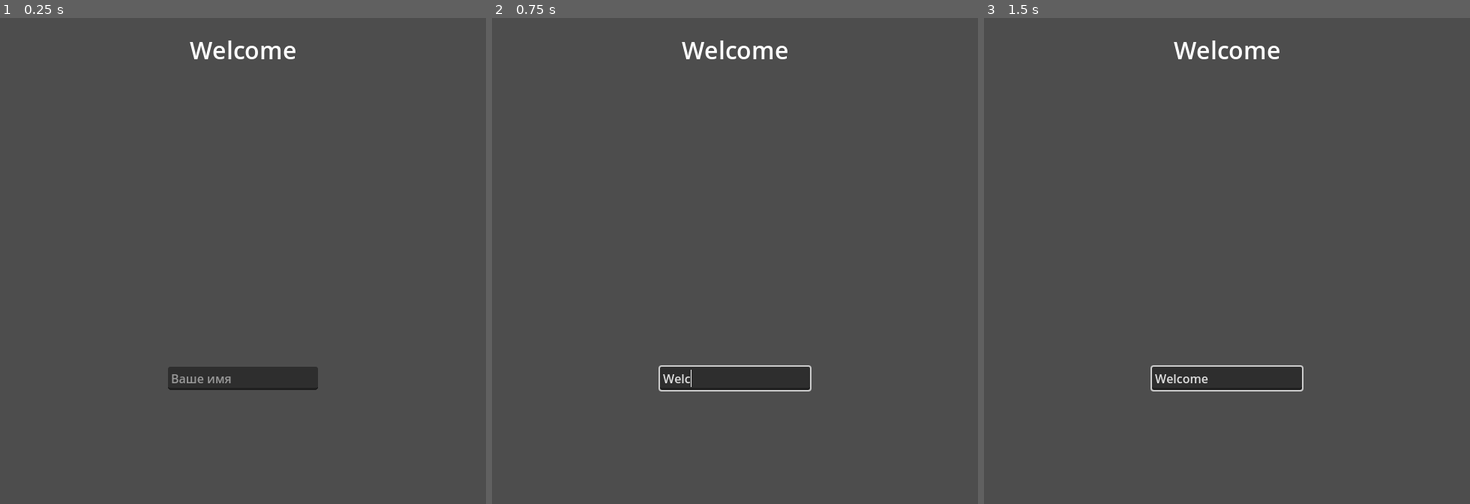
Above: before the commit, frames 1-3 (left to right).
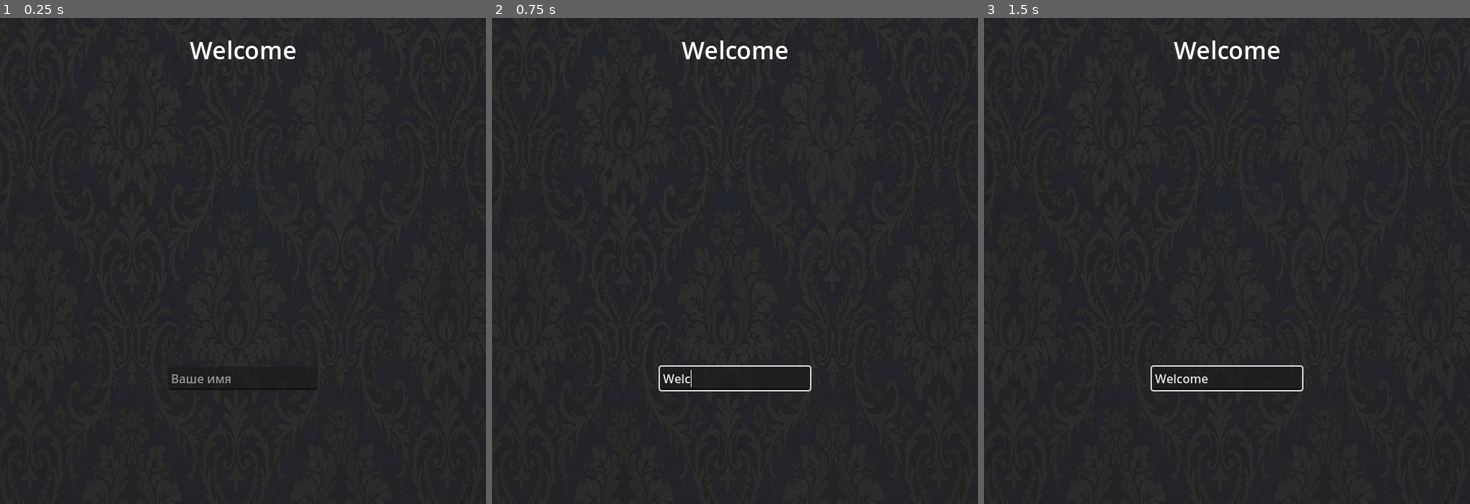
Above: after the commit, the same moments.

Repository: SumZbrod/SocKapitalGD
Game: Godot game, scene res://scene/main.tscn
The game is run twice, just before and just after one commit, with the same random seed, the same clock (stepped at 60 frames per second) and the same inputs.
Inputs (mouse positions are in pixels of both pictures, inside the frame that each line leads up to):
- Up to frame 1 (0.25 s): no input
- Up to frame 2 (0.75 s): click (735, 377) at 0.52 s; type "Welcome" at 0.6 s
- Up to frame 3 (1.5 s): tap Enter at 1.25 s

The runs differ from the first frame. In frame 1, 98% of the frame differs, in the area x 0-100%, y 0-100%; in frame 2, 98%; in frame 3, 98%.

Commit message:
basic loop

Diff:
--- a/scene/main.tscn
+++ b/scene/main.tscn
@@ -1,8 +1,9 @@
-[gd_scene load_steps=4 format=3 uid="uid://cpwdrknl4gdqk"]
+[gd_scene load_steps=5 format=3 uid="uid://cpwdrknl4gdqk"]
 
 [ext_resource type="Script" uid="uid://bp8uosc2eot8g" path="res://script/main.gd" id="1_itxqv"]
 [ext_resource type="Texture2D" uid="uid://dadgywhnpctu5" path="res://assets/img/avas.png" id="2_v0l8b"]
 [ext_resource type="PackedScene" uid="uid://blr8ogvrdpsy8" path="res://scene/voting_container.tscn" id="2_wp4xf"]
+[ext_resource type="Texture2D" uid="uid://cvutlcds7ttye" path="res://assets/img/wallpaper.webp" id="4_brvut"]
 
 [node name="Main" type="Control"]
 layout_mode = 3
@@ -115,6 +116,16 @@
 [node name="NextRoundTimer" type="Timer" parent="."]
 one_shot = true
 
+[node name="NinePatchRect" type="NinePatchRect" parent="."]
+z_index = -3
+layout_mode = 1
+anchors_preset = 15
+anchor_right = 1.0
+anchor_bottom = 1.0
+grow_horizontal = 2
+grow_vertical = 2
+texture = ExtResource("4_brvut")
+
 [connection signal="value_changed" from="VBox/HSlider" to="." method="_on_h_slider_value_changed"]
 [connection signal="pressed" from="VBox/NextButton" to="." method="_on_next_button_pressed"]
 [connection signal="timeout" from="NextRoundTimer" to="." method="_on_next_round_timer_timeout"]
--- a/script/main.gd
+++ b/script/main.gd
@@ -20,8 +20,8 @@
 	JOIN,
 	REQUESTING,
 	VOTING,
+	ELIMINATING,
 	GAMEEND,
-	ELIMINATING
 }
 var state := JOIN
 
@@ -32,6 +32,8 @@
 var game_data: Dictionary = {'init_budget': 0, 'voting': {}}
 var max_time := 1.
 var time := 0.
+var ava_id_shift := randi() % 9
+var ava_id_step:int = [1, 2, 4, 5, 7, 8].pick_random()
 
 func _ready() -> void:
 	voting_container.change_decition.connect(_on_change_voting)
@@ -71,7 +73,7 @@
 
 func _on_player_connected(id: int) -> void:
 	if state == JOIN:
-		var ava_id = players_data.size()
+		var ava_id = (ava_id_shift + ava_id_step*players_data.size()) % 9
 		players_data[id] = {'alive': true, 'ready': false, 'name': id, 'ava_id': ava_id, 'balance': 0, 'request': 0, 'request_result':0, 'vote': []}
 		print("Подключился ID " + str(id) + " с информацией: " + str(players_data[id]))
 		print(players_data)
@@ -107,16 +109,17 @@
 
 @rpc("any_peer", "call_remote", "reliable")
 func update_game(pl_id: int, player_data: Dictionary) -> void:
-	if multiplayer.is_server():
-		match state:
-			JOIN:
-				_on_join(pl_id, player_data)
-			REQUESTING:
-				_on_requesting(pl_id, player_data)
-			VOTING:
-				_on_voting(pl_id, player_data)
-			_:
-				push_error("Uknown state: %s" % state)
+	if !multiplayer.is_server() or !players_data[pl_id]['alive']:
+		return
+	match state:
+		JOIN:
+			_on_join(pl_id, player_data)
+		REQUESTING:
+			_on_requesting(pl_id, player_data)
+		VOTING:
+			_on_voting(pl_id, player_data)
+		_:
+			push_error("Uknown state: %s" % state)
 
 func _on_join(pl_id: int, player_data: Dictionary) -> void:
 	if pl_id in players_data:
@@ -189,21 +192,25 @@
 				push_error("Uknown key: %s" % key)
 	match state:
 		JOIN:
+			next_button.disabled = false
 			h_slider.visible = false
 			next_button.visible = false
 			account.visible = false
 		REQUESTING:
+			next_button.disabled = false
 			account.visible = true
 			next_button.visible = true
 			h_slider.visible = true
 			input_field.visible = false
 			voting_container.visible = false
 		VOTING:
+			next_button.disabled = false
 			voting_container.visible = true
 			account.visible = true
 			next_button.visible = true
 			input_field.visible = false
 		ELIMINATING:
+			next_button.disabled = false
 			voting_container.visible = true
 			h_slider.visible = false
 			next_button.visible = false
@@ -217,12 +224,13 @@
 	return true
 
 func update_all_player_screen(update_date: Dictionary) -> void:
-	for pl_id in players_data:
-		update_player_data.rpc_id(pl_id, update_date)
+	for pid in players_data:
+		if players_data[pid]['alive']:
+			update_player_data.rpc_id(pid, update_date)
 
 func change_state(new_state):
+	send_dead_log()
 	state = new_state
-	next_button.disabled = false
 	update_players_state()
 
 	var alive_count := 0
@@ -242,12 +250,13 @@
 		_:
 			push_error("Uknown state: %s" % state)
 
-	game_data = {'init_budget': 0, 'voting': {}}
+	#game_data = {'init_budget': 0, 'voting': {}}
 	for pid in players_data:
 		players_data[pid]['ready'] = false
 		players_data[pid]['request'] = 0
 		players_data[pid]['request_result'] = 0
 		players_data[pid]['vote'] = []
+
 func update_players_state():
 	for pid in players_data:
 		update_player_state.rpc_id(pid, state)
@@ -281,6 +290,7 @@
 				players_data[pl_id]["request"] = player_data["h_slider_value"]
 		update_player_date['slider_editable'] = false
 		update_player_date['next_button'] = "Ваш запрос: %d" % players_data[pl_id]['request']
+		update_player_date['next_button_disabled'] = true
 		update_player_data.rpc_id(pl_id, update_player_date)
 		if check_all_alive_ready():
 			change_state(VOTING)
@@ -313,7 +323,10 @@
 	for pid in players_data:
 		sum_request += players_data[pid]['request']
 		power_sum_request += players_data[pid]['request'] ** inequality_degree
+
+	print("sum_request ", sum_request)
 	var shrink_budget = min(init_budget, 2*init_budget - sum_request)
+	print("shrink_budget ", shrink_budget)
 	shrink_budget = max(player_cost, abs(shrink_budget)) * (1 if shrink_budget > 0 else -1)
 	for pid in players_data:
 		if shrink_budget == init_budget:
@@ -334,7 +347,7 @@
 
 	for pid in players_data:
 		var new_player_date = {
-			"my_result":  "Получили: " + str(int(players_data[pid]['request_result'])),
+			"my_result":  "Запросили: " + str(int(players_data[pid]['request'])) + "\nПолучили: " + str(int(players_data[pid]['request_result'])),
 			"label_state": "Выберите за кого голосовать",
 			"my_score": str(int(players_data[pid]['balance'])),
 			"next_button": "Пропустить\nголосование",
@@ -342,6 +355,8 @@
 			"h_slider_max": players_data[pid]['balance'],
 			"h_slider_value": 0,
 		}
+		players_data[pid]['request'] = 0
+		players_data[pid]['request_result'] = 0
 		var voting_vars = []
 		for sub_pid in players_data:
 			if sub_pid != pid and players_data[sub_pid]['alive']:
@@ -354,6 +369,7 @@
 	if players_data[pl_id]['ready']:
 		return
 	var vote_pid = player_data['vote_pid']
+	players_data[pl_id]['vote'] = {player_data['vote_pid']: player_data["h_slider_value"] }
 	if vote_pid in game_data["voting"]:
 		game_data["voting"][vote_pid] += player_data["h_slider_value"]
 	else:
@@ -384,7 +400,7 @@
 			max_pid = pid
 			max_vote = game_data['voting'][pid]
 	var new_data = {}
-	if max_vote <= 0:
+	if max_pid <= 0:
 		var max_balance := 0
 		for pid in players_data:
 			if players_data[pid]['balance'] > max_balance:
@@ -397,8 +413,32 @@
 	new_data['message_label'] = "У %s было на счету %d" % [players_data[max_pid]['name'], players_data[max_pid]['balance']]
 	new_data['voting_vars'] = [max_pid]
 	players_data[max_pid]['alive'] = false
+	make_gameover.rpc_id(max_pid)
 	update_all_player_screen(new_data)
 	next_round_timer.start()
 
+@rpc("any_peer", "call_remote", "reliable")
+func make_gameover() -> void:
+	update_player_data({"label_state": "Вы проиграли"})
+	next_button.disabled = true
+	next_button.visible = false
+	account.visible = true
+	h_slider.visible = false
+	input_field.visible = false
+	voting_container.visible = true
+
+func send_dead_log():
+	var log_message := ''
+	for pid in players_data:
+		if players_data[pid]['alive']:
+			var pid_data = players_data[pid]
+			if state == REQUESTING:
+				log_message += "{0} запросил {1} получил {2}\n".format([pid_data['name'], pid_data['request'], pid_data['request_result']])
+			if state == VOTING:
+				log_message += "{0} проголосовал {1}\n".format([pid_data['name'], pid_data['vote']])
+	for pid in players_data:
+		if !players_data[pid]['alive']:
+			update_player_data.rpc_id(pid, {"message_label": log_message})
+
 func _on_next_round_timer_timeout() -> void:
 	change_state(REQUESTING)
Binary file added: assets/img/wallpaper.webp
Not shown, added: assets/img/wallpaper.webp.import
Not shown, added: assets/img/wallpaper.webp~
